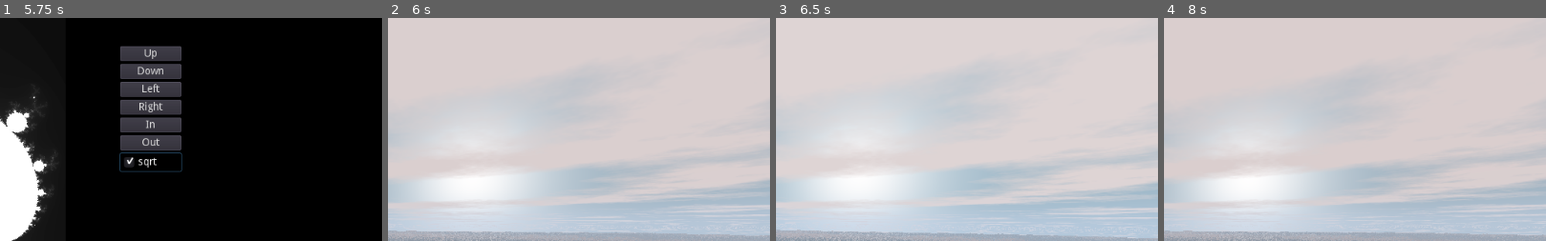
Above: before the commit, frames 1-4 (left to right).
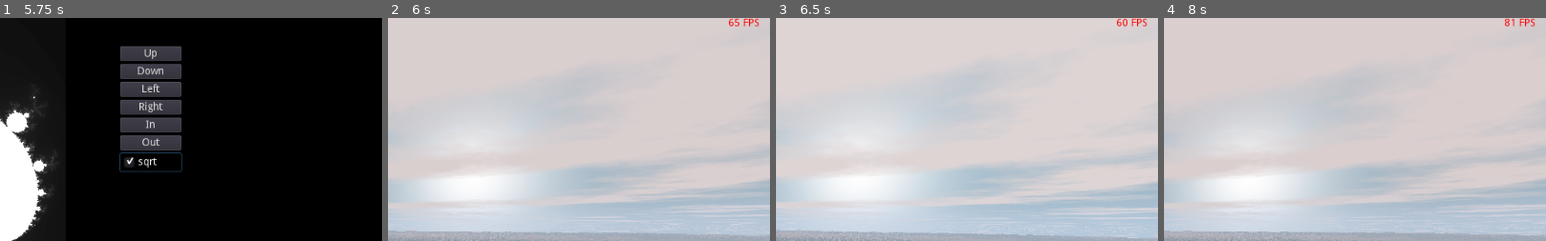
Above: after the commit, the same moments.

Repository: Castux/code-club
Game: Godot game, scene res://Root.tscn
Two runs of this game, one before a commit and one after it. Both use one fixed random seed, a clock stepped at 60 frames per second and the inputs below.
Inputs:
- Up to frame 1 (5.75 s): click "Up" at 0.5 s; click "Down" at 1.25 s; click "Left" at 2 s; click "Right" at 2.75 s; click "In" at 3.5 s; click "Out" at 4.25 s; click "sqrt" at 5 s
- Up to frame 2 (6 s): click "<" at 5.75 s
- Up to frame 3 (6.5 s): no input
- Up to frame 4 (8 s): hold D 6.53-7.28 s; hold Space 6.53-7.28 s; hold S from 7.28 s (still down); tap Space at 7.35, 7.52, 7.82 s
The pictures show only the part of the screen within x 50-100%, y 0-50%; the shares and areas given below are measured in that part.

Frame 1 is identical in both runs. In frame 2, 0.2% of the frame differs, in the area x 89-98%, y 0-4%; in frame 3, 0.2%; in frame 4, 0.1%.

Commit message:
FPS counter

Diff:
--- a/shadertoys/Waves/Waves.tscn
+++ b/shadertoys/Waves/Waves.tscn
@@ -113,6 +113,36 @@
 "values": [ Color( 1, 1, 1, 1 ), Color( 1, 1, 1, 1 ), Color( 0.537255, 0.270588, 0.0313726, 1 ), Color( 0.231373, 0.231373, 0.231373, 1 ), Color( 0.231373, 0.231373, 0.231373, 1 ), Color( 0.231373, 0.231373, 0.231373, 1 ), Color( 0.705882, 0.615686, 0.615686, 1 ) ]
 }
 
+[sub_resource type="GDScript" id=3]
+script/source = "extends Label
+
+var secPerFrame = 0.0
+var lastTime = 0.0
+
+var show = true
+
+func _ready():
+	lastTime = OS.get_ticks_msec() / 1000.0
+
+func _process(delta):
+
+	var now = OS.get_ticks_msec() / 1000.0
+	var d = now - lastTime
+
+	secPerFrame += (d - secPerFrame) * 0.2  ## smoothing
+	var fps = 1.0 / secPerFrame
+
+	if show:
+		text = str(round(fps), \" FPS\")
+	else:
+		text = \"\"
+
+	lastTime = now
+
+func _input(ev):
+    if Input.is_key_pressed(KEY_SPACE):
+        show = not show"
+
 [node name="Canvas" type="ColorRect"]
 material = SubResource( 1 )
 anchor_right = 1.0
@@ -133,4 +163,13 @@
 autoplay = "DayNight"
 anims/DayNight = SubResource( 2 )
 
+[node name="FPSCounter" type="Label" parent="."]
+anchor_left = 1.0
+anchor_right = 1.0
+margin_left = -56.0
+margin_bottom = 14.0
+custom_colors/font_color = Color( 1, 0, 0, 1 )
+text = "?? FPS"
+script = SubResource( 3 )
+
 [connection signal="item_rect_changed" from="." to="." method="updateRatio"]
Not shown: 1 places in shadertoys/Waves/Waves.tscn that only renumber resources
